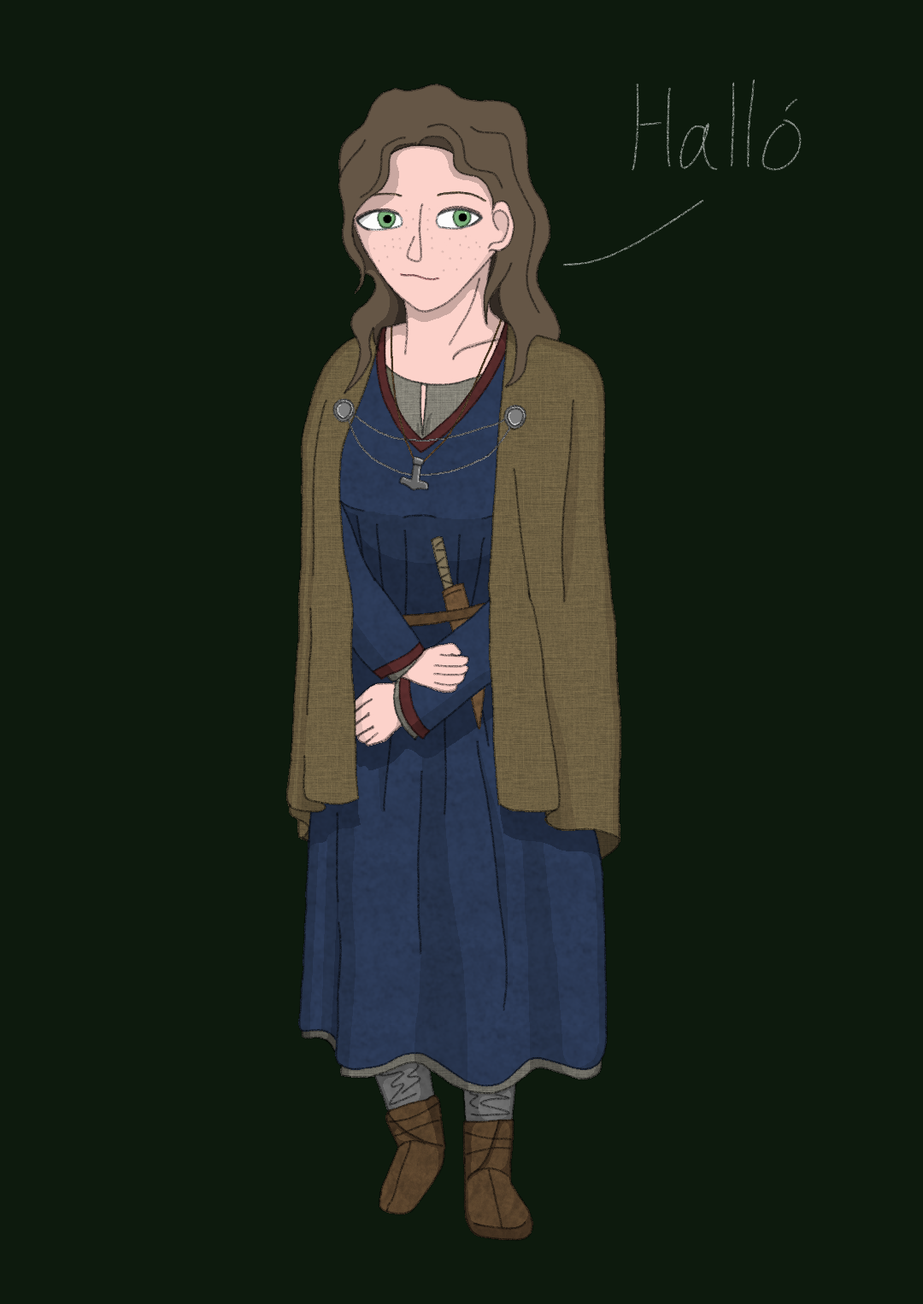
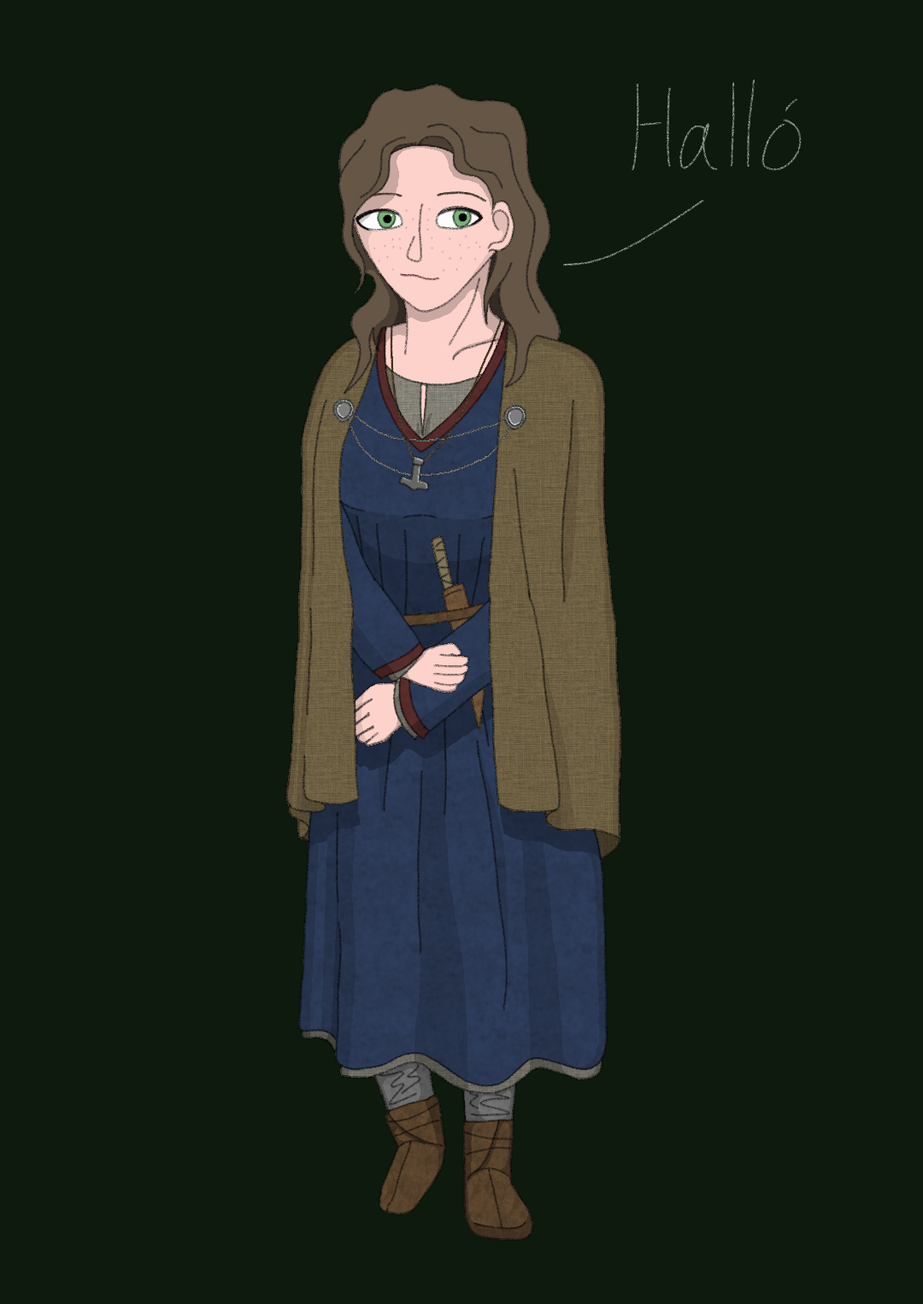
Comparing the layer stacks of the two (923, 1304) images. Changes:
painted on "color" over [355, 207, 483, 230]
